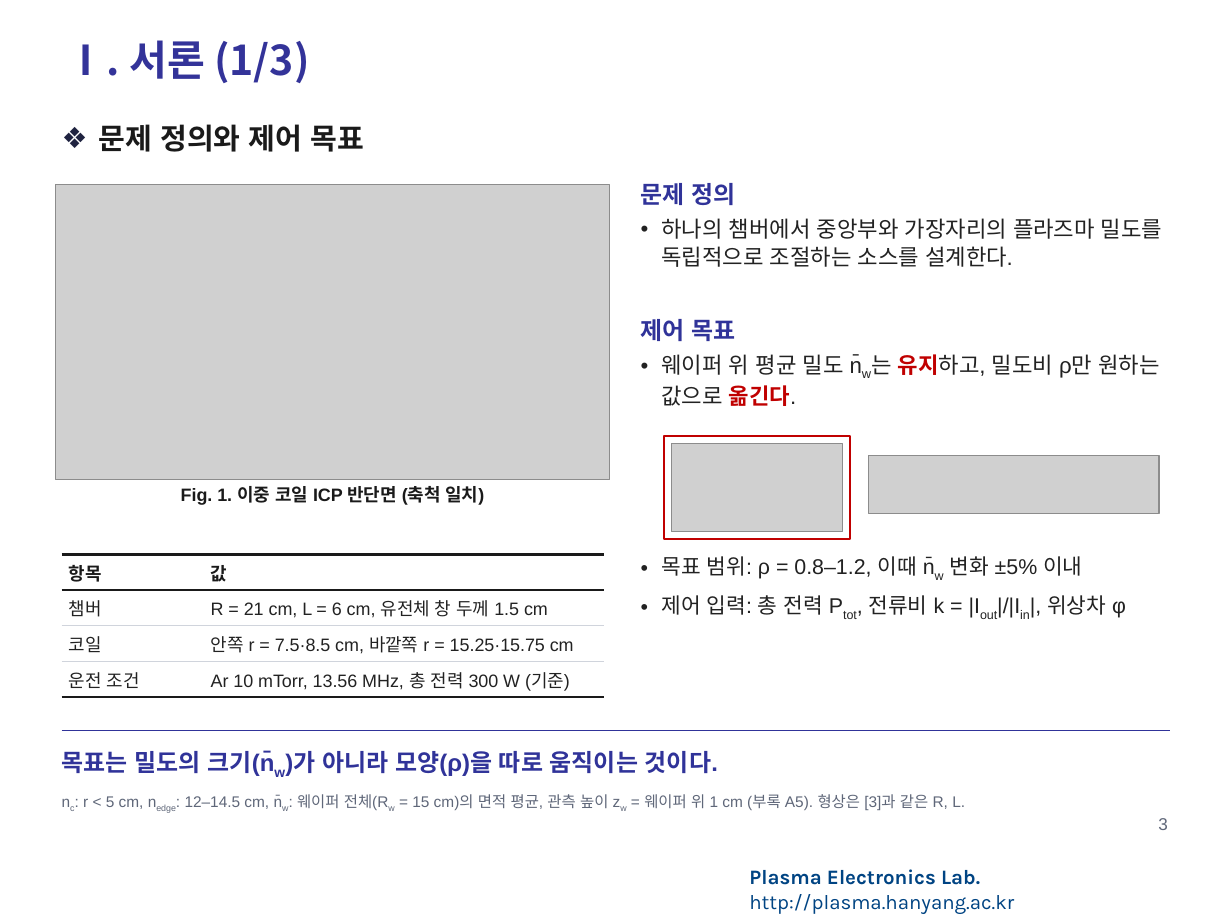
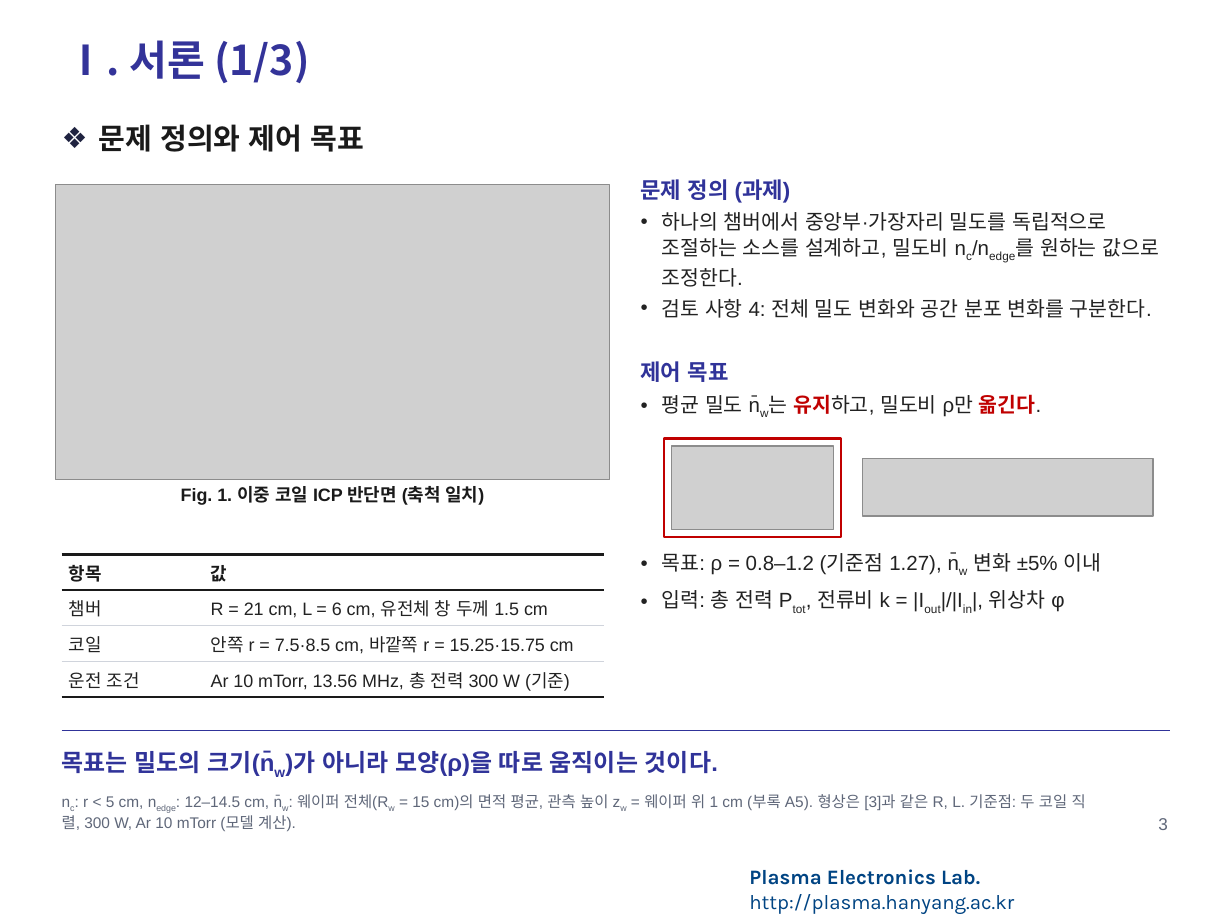
Before and after one commit to garlicjam-pyo/plasma, a slide deck: slide 3 of presentations/1차발표_피드백반영판.pptx. Drawn at 1232x924 pixels with LibreOffice and Linux fonts; fonts in the diff are those of the drawing; grey boxes stand for pictures; background and template pictures are left out. Boxes give left, top, right and bottom in pixels: in the first picture for what was removed or moved away, otherwise in the second. Text is boxed around its words. In the diff, an @@ line names an element or a change of style, - is before the commit and + after.

```diff
--- a/presentations/1차발표_피드백반영판.pptx
+++ b/presentations/1차발표_피드백반영판.pptx
@@ text at [641,179,1160,318]: text changed; size 13 to 12 pt @@
-문제 정의
-• 하나의 챔버에서 중앙부와 가장자리의 플라즈마 밀도를 독립적으로 조절하는 소스를 설계한다.
+문제 정의 (과제)
+• 하나의 챔버에서 중앙부·가장자리 밀도를 독립적으로 조절하는 소스를 설계하고, 밀도비 nc/nedge를 원하는 값으로 조정한다.
+• 검토 사항 4: 전체 밀도 변화와 공간 분포 변화를 구분한다.
@@ text "제어 목표": place and size @@
-text "제어 목표" at [641,319,1159,406]
+text "제어 목표" at [641,361,1041,417]
@@ text at [641,361,729,382]: size 14 to 13 pt in "제어 목표" @@
@@ text at [662,394,1041,417]: text changed; size 13 to 12 pt @@
-• 웨이퍼 위 평균 밀도 n̄w는 유지하고, 밀도비 ρ만 원하는 값으로 옮긴다.
+• 평균 밀도 n̄w는 유지하고, 밀도비 ρ만 옮긴다.
@@ rectangle: place and size @@
-rectangle at [664,436,850,540]
+rectangle at [664,439,841,537]
@@ picture: place and size @@
-picture at [671,444,843,532]
+picture at [671,446,834,530]
@@ picture: place and size @@
-picture at [869,456,1159,514]
+picture at [862,458,1153,516]
@@ text at [662,553,1101,612]: text changed; size 12.5 to 12 pt @@
-• 목표 범위: ρ = 0.8–1.2, 이때 n̄w 변화 ±5% 이내
-• 제어 입력: 총 전력 Ptot, 전류비 k = |Iout|/|Iin|, 위상차 φ
+• 목표: ρ = 0.8–1.2 (기준점 1.27), n̄w 변화 ±5% 이내
+• 입력: 총 전력 Ptot, 전류비 k = |Iout|/|Iin|, 위상차 φ
@@ text at [62,794,1086,831]: text changed @@
-nc: r < 5 cm, nedge: 12–14.5 cm, n̄w: 웨이퍼 전체(Rw = 15 cm)의 면적 평균, 관측 높이 zw = 웨이퍼 위 1 cm (부록 A5). 형상은 [3]과 같은 R, L.
+nc: r < 5 cm, nedge: 12–14.5 cm, n̄w: 웨이퍼 전체(Rw = 15 cm)의 면적 평균, 관측 높이 zw = 웨이퍼 위 1 cm (부록 A5). 형상은 [3]과 같은 R, L. 기준점: 두 코일 직렬, 300 W, Ar 10 mTorr (모델 계산).
```
Also in this commit, not shown: 12 other slides changed, 2 slides added, 1 slide removed, 15 other files.
